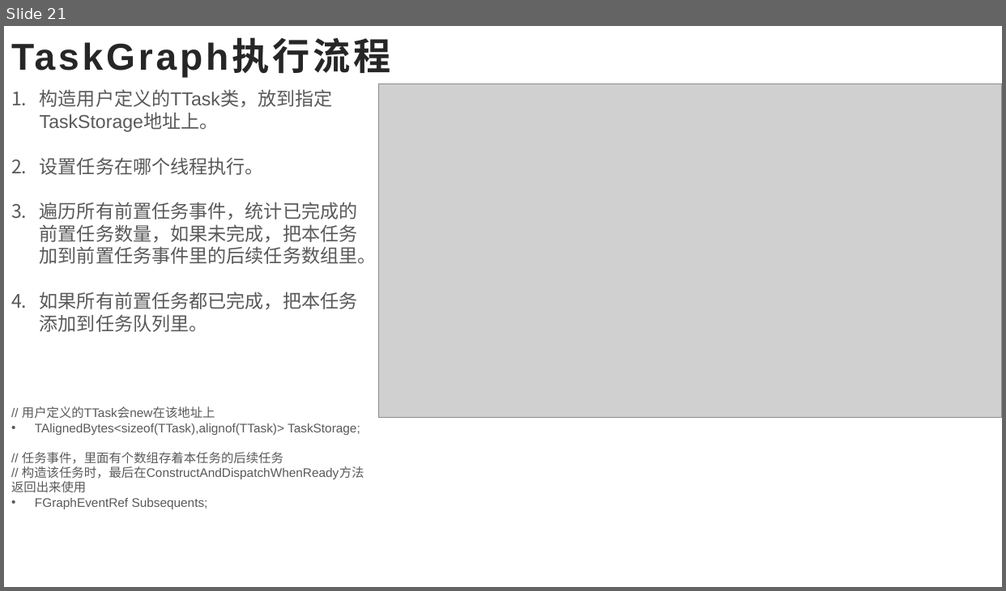
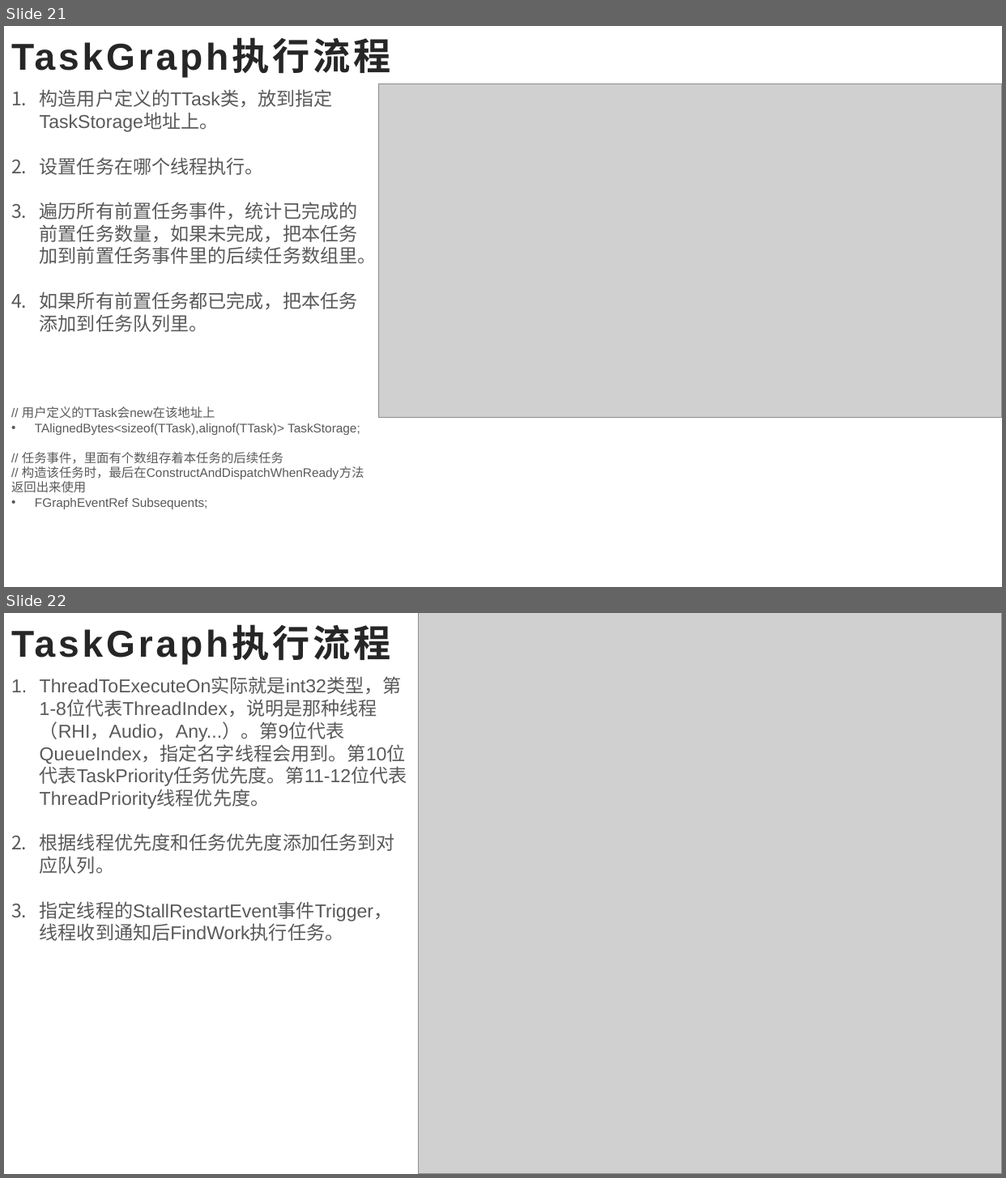
Before and after one commit to ZLam/LearnUE4, a slide deck: MultiThread/PPT/UE4_多线程.pptx. Shown one above the other, each under a label of ours: slide 21 before the commit, slides 21 and 22 after it. The pictures are 1006x591 and 1006x1178 pixels, drawn with LibreOffice and Linux fonts; fonts in the diff are those of the drawing; grey boxes stand for pictures. Boxes give left, top, right and bottom in pixels: in the first picture for what was removed or moved away, otherwise in the second. Text is boxed around its words. In the diff, an @@ line names an element or a change of style, - is before the commit and + after.

```diff
--- a/MultiThread/PPT/UE4_多线程.pptx
+++ b/MultiThread/PPT/UE4_多线程.pptx
@@ slide 22 added at box(4, 613, 1002, 1174), background #FFFFFF @@
@@ title added at box(11, 627, 391, 664), 36 pt, text #262626, bold @@
+TaskGraph执行流程
@@ picture added at box(419, 613, 1002, 1174) @@
@@ text added at box(40, 678, 407, 941), 18 pt, text #595959 @@
+1. ThreadToExecuteOn实际就是int32类型，第1-8位代表ThreadIndex，说明是那种线程（RHI，Audio，Any...）。第9位代表 QueueIndex，指定名字线程会用到。第10位代表TaskPriority任务优先度。第11-12位代表ThreadPriority线程优先度。
+2. 根据线程优先度和任务优先度添加任务到对应队列。
+3. 指定线程的StallRestartEvent事件Trigger，线程收到通知后FindWork执行任务。
```
Also in this commit, not shown: 2 other slides added.
